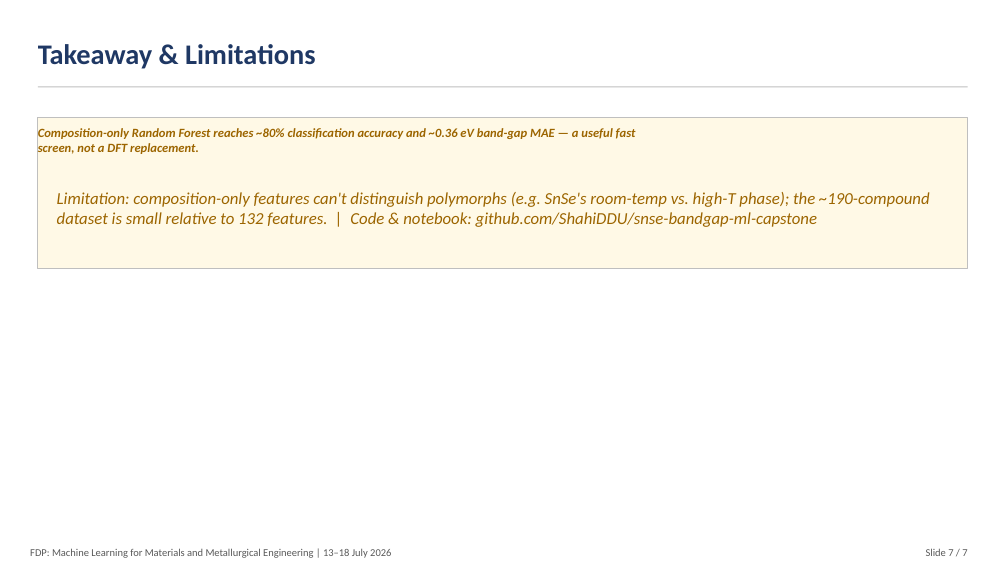
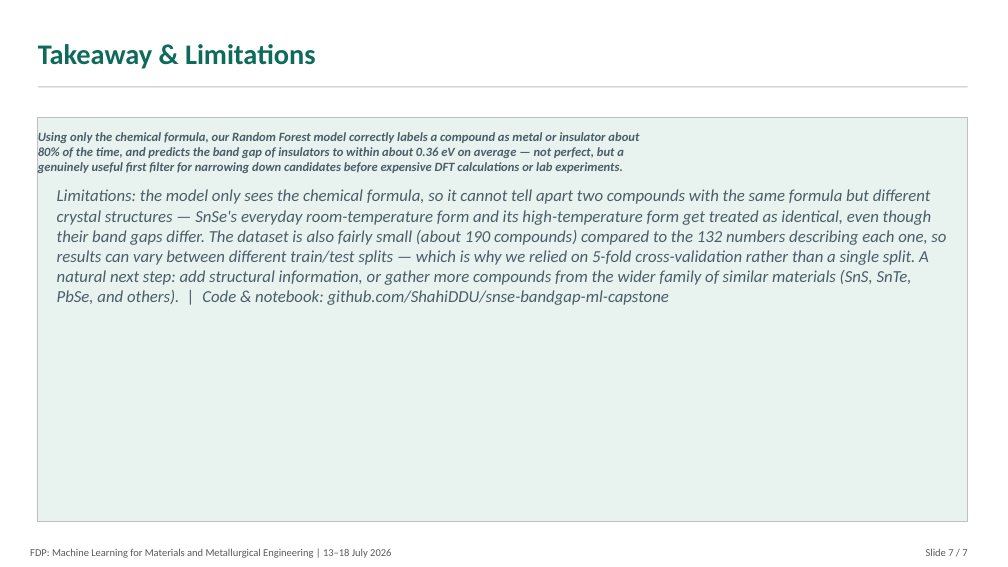
Before and after one commit to ShahiDDU/snse-bandgap-ml-capstone, a slide deck: slide 7 of SnSe_Capstone_Slides.pptx. Drawn at 1008x567 pixels with LibreOffice and Linux fonts; fonts in the diff are those of the drawing. Boxes give left, top, right and bottom in pixels: in the first picture for what was removed or moved away, otherwise in the second. Text is boxed around its words. In the diff, an @@ line names an element or a change of style, - is before the commit and + after.

Commit message:
Recolor theme to teal/emerald + slate, expand slide and report content

```diff
--- a/SnSe_Capstone_Slides.pptx
+++ b/SnSe_Capstone_Slides.pptx
@@ text "Takeaway & Limitations" at (38,44,316,69): text colour #1F3864 to #0E6B5C @@
@@ rectangle: place and size @@
-rectangle at (38,117,968,268)
+rectangle at (38,117,968,522)
@@ rectangle at (38,117,968,522): fill #FFF9E6 to #E8F3F0 @@
@@ text at (38,132,639,173): text changed; text colour #9C6500 to #4A5D68 @@
-Composition-only Random Forest reaches ~80% classification accuracy and ~0.36 eV band-gap MAE — a useful fast screen, not a DFT replacement.
+Using only the chemical formula, our Random Forest model correctly labels a compound as metal or insulator about 80% of the time, and predicts the band gap of insulators to within about 0.36 eV on average — not perfect, but a genuinely useful first filter for narrowing down candidates before expensive DFT calculations or lab experiments.
@@ text "Using only the chemical formula, ..." at (38,132,639,173): vertical alignment middle to top @@
@@ text "Limitations: the model only sees ..." at (57,189,946,305): vertical alignment middle to top @@
@@ text at (57,189,946,305): text changed; text colour #9C6500 to #4A5D68 @@
-Limitation: composition-only features can't distinguish polymorphs (e.g. SnSe's room-temp vs. high-T phase); the ~190-compound dataset is small relative to 132 features. | Code & notebook: github.com/ShahiDDU/snse-bandgap-ml-capstone
+Limitations: the model only sees the chemical formula, so it cannot tell apart two compounds with the same formula but different crystal structures — SnSe's everyday room-temperature form and its high-temperature form get treated as identical, even though their band gaps differ. The dataset is also fairly small (about 190 compounds) compared to the 132 numbers describing each one, so results can vary between different train/test splits — which is why we relied on 5-fold cross-validation rather than a single split. A natural next step: add structural information, or gather more compounds from the wider family of similar materials (SnS, SnTe, PbSe, and others). | Code & notebook: github.com/ShahiDDU/snse-bandgap-ml-capstone
```
Also in this commit, not shown: 6 other slides changed, 5 other files.
